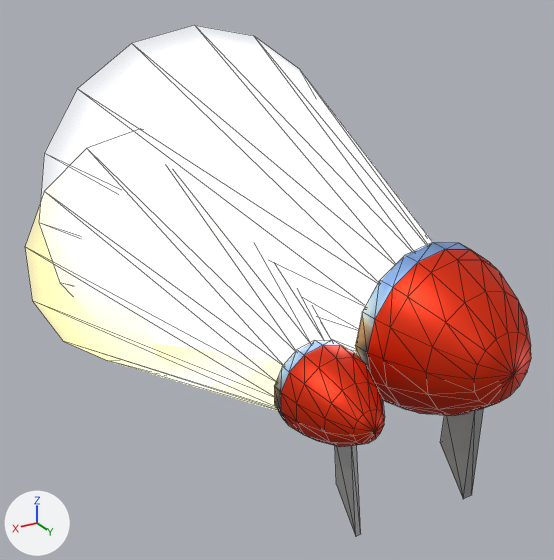
An edit to the glTF model data/vehicle/motorbike/motorbike_headlight_ON.gltf, drawn before and after from the same camera.
One viewpoint serves both versions: a 50 mm lens placed at (0.425, 0.453, 0.57), pointed at (-0.009, -0.27, 0.209). Arrows for +X, +Y and +Z are at lower left; the lights stay in place. Mesh edges are drawn as thin lines. Where no turn or scale is listed for an object, it has been applied to the vertices. Vertices at the same position are counted once.

Names of what the first picture shows: 'headlight2.big.Light', 'headlight2.big.ON', 'headlight2.big.support.ON', 'headlight2.small.ON', 'headlight2.small.ON.001', 'headlight2.small.support.ON'.
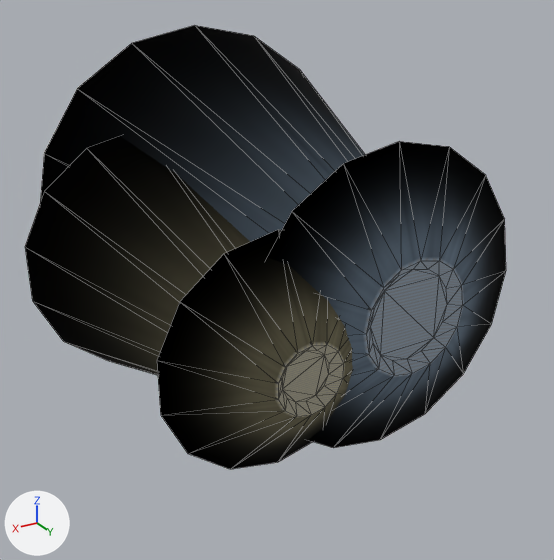
Changed parts and their boxes [x1, y1, x2, y2] in the pictures (554 x 560 px):
'headlight2.big.Light', reshaped: before [106, 70, 432, 354]; after [40, 25, 506, 448]
'headlight2.small.ON.001', surface changed, reshaped (white to black): before [69, 169, 331, 411]; after [25, 136, 353, 469]
'headlight2.big.ON', deleted: before [355, 242, 531, 416]
    faces in mat_moto_main_color (orange #e73100): [368, 249, 531, 416]
    faces in mat_headlight2_lens_big_on: [355, 242, 469, 401]
'headlight2.small.ON', deleted: before [274, 340, 385, 447]
    faces in mat_moto_main_color (orange #e73100): [281, 345, 385, 447]
    faces in mat_headlight2_lens_small_on: [274, 340, 340, 424]
'headlight2.big.support.ON', deleted: before [440, 408, 484, 499]
'headlight2.small.support.ON', deleted: before [335, 445, 361, 536]
part 1 of me_beziercircle_008, added: after [267, 141, 506, 448]
part 2 of me_beziercircle_008, recoloured: [131, 70, 365, 242] in both
part 4 of me_beziercircle_002, added: after [157, 230, 353, 469]
part 5 of me_beziercircle_002, surface changed (white to black): [69, 169, 250, 375] in both

What changed in the scene script:
```text
Add img_lihgt_gradient_white:
    img_lihgt_gradient_white = load_image('lihgt_gradient_white', 'lihgt_gradient_white.png', 128, 128, 'sRGB')
Add img_lihgt_gradient_yellow:
    img_lihgt_gradient_yellow = load_image('lihgt_gradient_yellow', 'lihgt_gradient_yellow.png', 128, 128, 'sRGB')
Change mat_rayon_yellow:
    remove # nodes: BsdfPrincipled, Mix, OutputMaterial, TexImage
    remove # colours: yellow #ffec7c
    remove # uses the picture img_lihgt_gradient
    nodes: BsdfPrincipled, OutputMaterial, TexImage
    colours: black #000000
    uses the picture img_lihgt_gradient_yellow
Add mat_rayon_white_blue:
    mat_rayon_white_blue = bpy.data.materials.new('rayon.white-blue')
    # colours: black #000000
    # uses the picture img_lihgt_gradient_white
Change me_beziercircle_008:
    used by ob_headlight2_big_light; location = (-0.058, -0.063, 0.226)
    remove me_beziercircle_008.from_pydata(...)  # 32 vertices, 32 faces; spans x -0.248..0.248, y -0.514..-0.014, z -0.248..0.248
    add me_beziercircle_008.from_pydata(...)  # 64 vertices, 110 faces; spans x -0.248..0.248, y -0.514..-0.014, z -0.248..0.248
    me_beziercircle_008 part 1
    32 vertices are added at x -0.174..0.174, y -0.058..-0.024, z -0.174..0.174
    78 new faces join them
    me_beziercircle_008 part 2: 32 faces spanning x -0.248..0.248, y -0.514..-0.014, z -0.248..0.248 switch from mat_rayon (picture img_lihgt_gradient) to mat_rayon_white_blue
    me_beziercircle_008 part 3: the surface is now shaded flat
Change me_beziercircle_002:
    used by ob_headlight2_small_on_001; location = (0.073, -0.063, 0.197)
    remove me_beziercircle_002.from_pydata(...)  # 28 vertices, 28 faces; spans x -0.161..0.161, y -0.407..-0.007, z -0.166..0.166
    add me_beziercircle_002.from_pydata(...)  # 56 vertices, 96 faces; spans x -0.161..0.161, y -0.407..-0.007, z -0.166..0.166
    me_beziercircle_002 part 4
    28 vertices are added at x -0.129..0.129, y -0.069..-0.017, z -0.132..0.132
    68 new faces join them
    me_beziercircle_002 part 5: 28 kept faces spanning x -0.161..0.161, y -0.407..-0.007, z -0.166..0.166 get new texture (UV) coordinates
    me_beziercircle_002 part 6: the surface is now shaded flat
Remove ob_headlight2_big_support_on:
    ob_headlight2_big_support_on = bpy.data.objects.new('headlight2.big.support.ON', me_cube_011)
    ob_headlight2_big_support_on.location = (-0.058, -0.002, 0.089)
Remove ob_headlight2_big_on:
    ob_headlight2_big_on = bpy.data.objects.new('headlight2.big.ON', me_beziercircle_004)
    ob_headlight2_big_on.location = (-0.058, -0.063, 0.226)
Remove ob_headlight2_small_support_on:
    ob_headlight2_small_support_on = bpy.data.objects.new('headlight2.small.support.ON', me_cube_012)
    ob_headlight2_small_support_on.location = (0.073, -0.002, 0.089)
Remove ob_headlight2_small_on:
    ob_headlight2_small_on = bpy.data.objects.new('headlight2.small.ON', me_beziercircle_006)
    ob_headlight2_small_on.location = (0.073, -0.063, 0.197)
```
